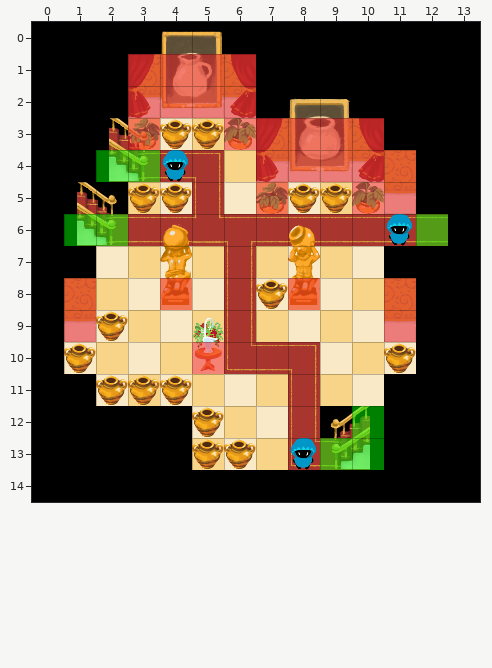
A Tiled map gets an edit: build02/assets/tileset/level3-1.tmx. Above: the version before the commit.
Cells are 32x32 px. Shown: x 0..13, y 0..14.
The same view after the edit:
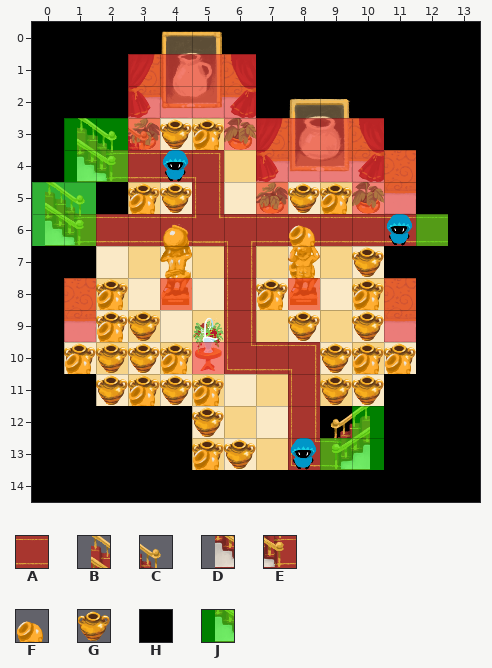
Key: from "tiles-lvl3-1-32x32": A 2, B 8, C 9, D 16, E 17, F 18, G 36, H 60, J 63.
_ is an empty cell.
Objects are placed by their top-left corner, in cells (3,4 is the top-left corner of cell 3,4); size is 1x1 cell unless given.
See-through tiles are keyed as they look on the map.
Diff:
Layer "backgroundLayer":
y 3..4: x 1..2 __ -> HH
y 6: x 2 _ -> A
Layer "blockedLayer":
y 3..4: x 1..2 HH -> __
y 5..6: x 0..1 HH -> __
Layer "detailLayer1":
y 3: x 1..2 __ -> BC
y 4: x 1..2 __ -> DE
y 5: x 0..2 _BC -> BC_
y 6: x 0..2 _DE -> DE_
Layer "detailLayer2":
y 3: x 2 B -> _
y 4: x 2..3 DE -> __
Layer "objectsLayer":
added: F at 5,3
added: F at 9,5
added: F at 3,5
added: G at 10,7
added: F at 8,7
added: G at 10,8
added: G at 2,8
added: F at 10,8
added: F at 2,8
added: F at 7,8
added: G at 10,9
added: G at 3,9
added: G at 8,9
added: F at 2,9
added: G at 10,10
added: G at 9,10
added: G at 2,10
added: G at 3,10
added: G at 4,10
added: F at 1,10
added: F at 10,10
added: F at 11,10
added: F at 4,10
added: G at 10,11
added: G at 9,11
added: G at 5,11
added: F at 3,11
added: F at 5,11
added: F at 5,13
Layer "levelExitLayer":
y 3: x 1..2 __ -> JJ
y 4: x 1 _ -> J; x 3 J -> _
y 5: x 0..1 __ -> JJ
y 6: x 0 _ -> J; x 2 J -> _
Boxes around the changes in both pictures, in picture pixels (x1, y1, x2, y2):
changed: (32, 118, 160, 246)
added: (192, 129, 219, 150)
added: (320, 193, 347, 214)
added: (256, 247, 411, 405)
added: (64, 279, 224, 406)
added: (192, 449, 219, 470)
